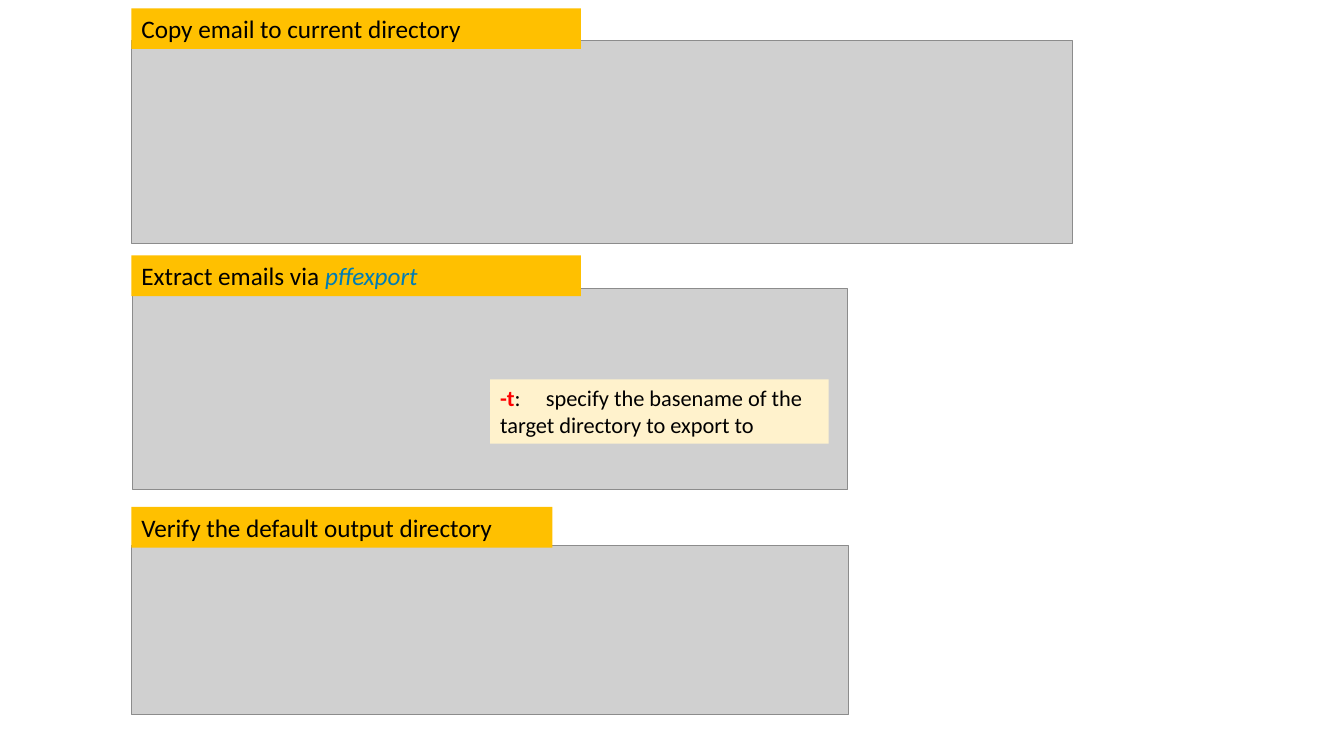
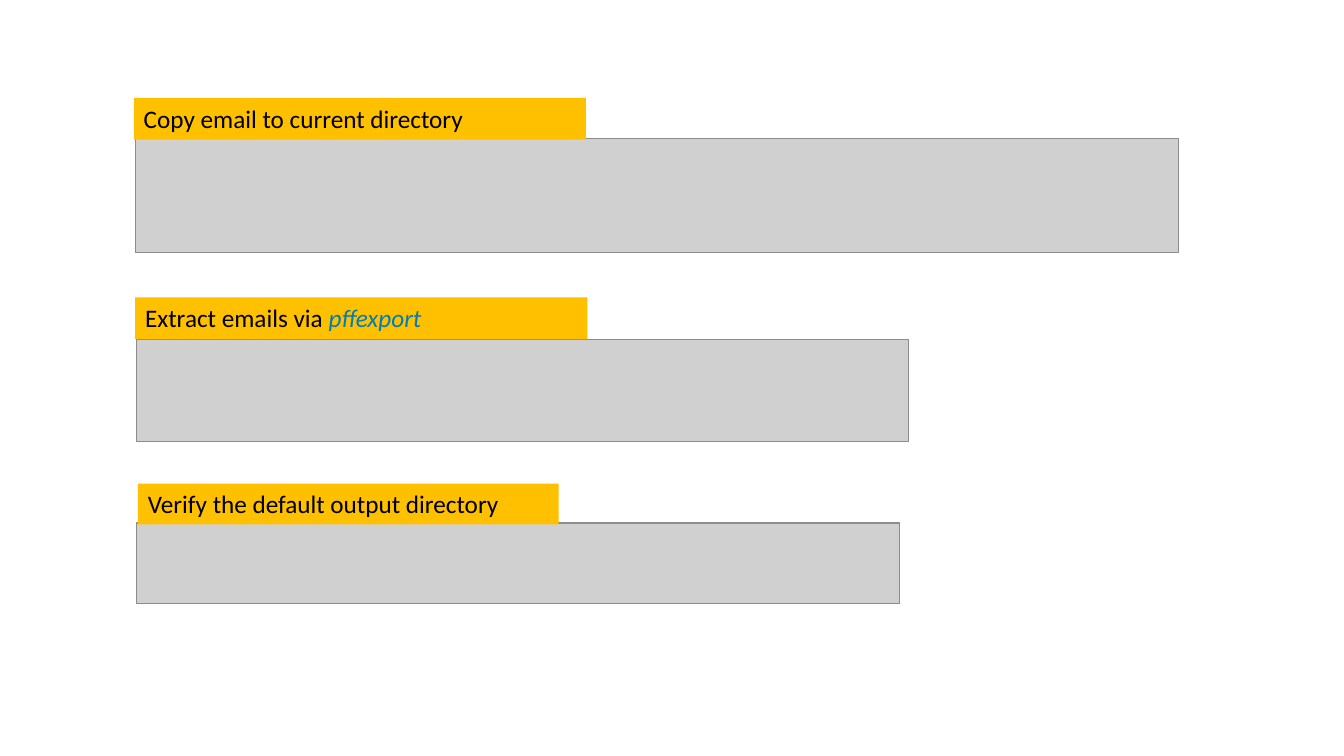
Before and after one commit to frankwxu/digital-forensics-lab, a slide deck: slide 9 of NIST_Data_Leakage_Case/NIST_Data_Leakage_04_Email_USB.pptx. Drawn at 1344x756 pixels with LibreOffice and Linux fonts; fonts in the diff are those of the drawing; grey boxes stand for pictures; background and template pictures are left out. Boxes give left, top, right and bottom in pixels: in the first picture for what was removed or moved away, otherwise in the second. Text is boxed around its words. In the diff, an @@ line names an element or a change of style, - is before the commit and + after.

```diff
--- a/NIST_Data_Leakage_Case/NIST_Data_Leakage_04_Email_USB.pptx
+++ b/NIST_Data_Leakage_Case/NIST_Data_Leakage_04_Email_USB.pptx
@@ rectangle "Copy email to current directory": place and size @@
-rectangle "Copy email to current directory" at [131, 8, 581, 48]
+rectangle "Copy email to current directory" at [134, 98, 587, 139]
@@ picture: place and size @@
-picture at [131, 41, 1072, 244]
+picture at [135, 139, 1179, 253]
@@ rectangle "Extract emails via pffexport": place and size @@
-rectangle "Extract emails via pffexport" at [131, 255, 581, 295]
+rectangle "Extract emails via pffexport" at [135, 297, 588, 339]
@@ picture: place and size @@
-picture at [133, 288, 848, 490]
+picture at [136, 339, 908, 442]
@@ rectangle removed at [490, 379, 829, 444] @@
--t: specify the basename of the target directory to export to
@@ rectangle "Verify the default output directory": place and size @@
-rectangle "Verify the default output directory" at [131, 507, 553, 547]
+rectangle "Verify the default output directory" at [138, 484, 560, 524]
@@ picture: place and size @@
-picture at [131, 545, 849, 715]
+picture at [136, 523, 899, 604]
```
Also in this commit, not shown: 6 other slides changed, 8 other files.
